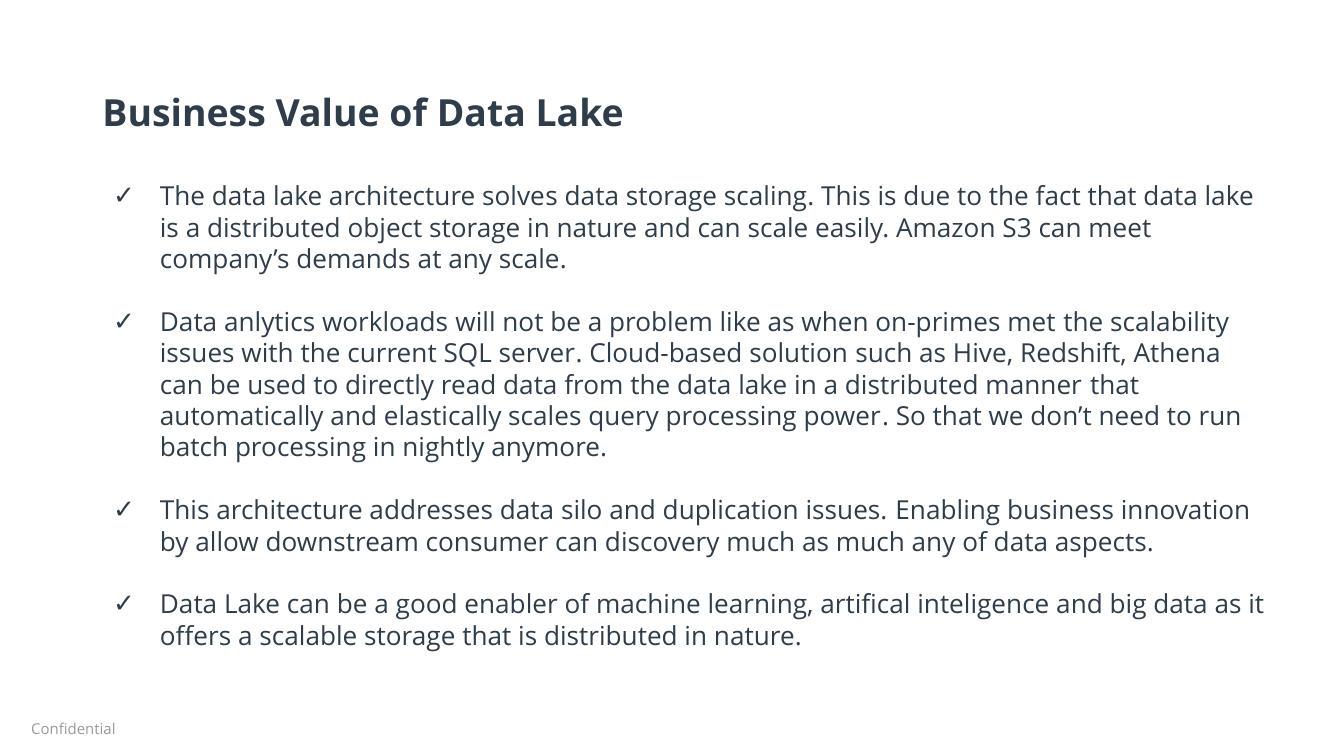
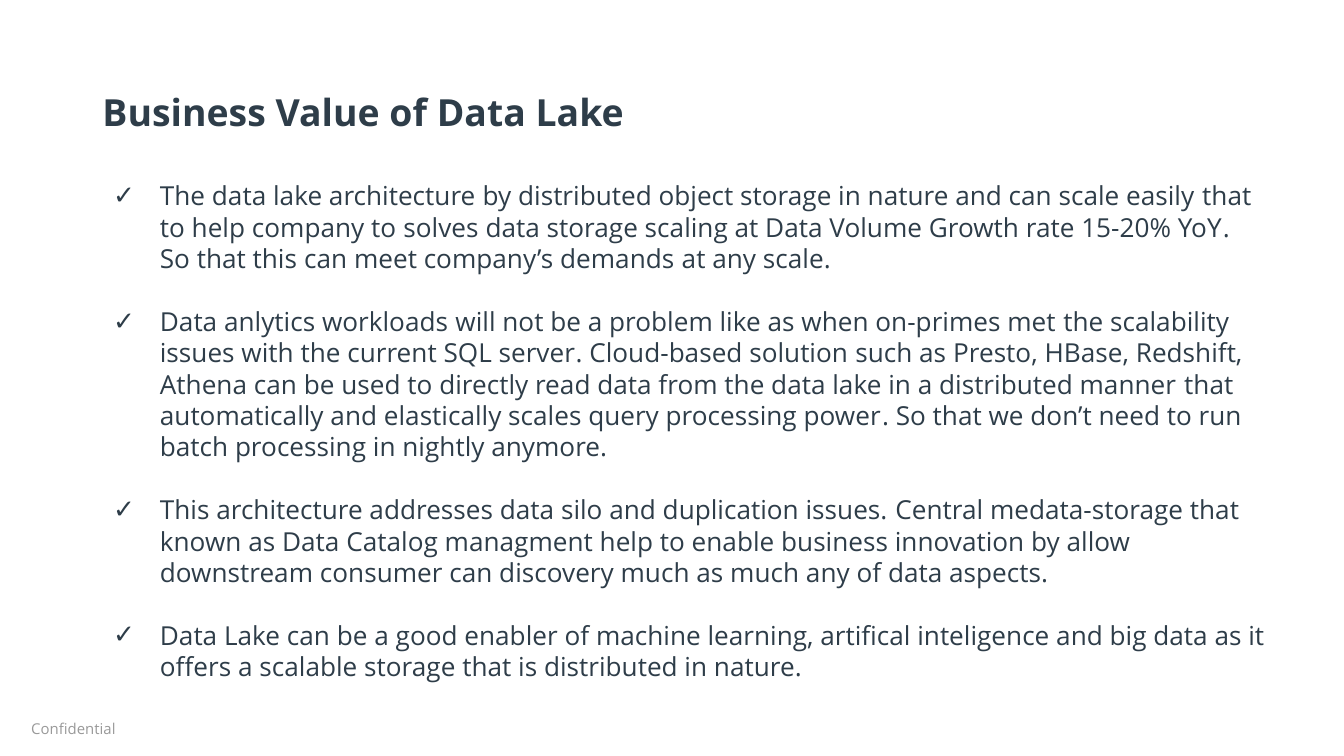
Before and after one commit to fuongcao/udacity-data-achitect, a slide deck: slide 8 of 3- Enterprise Data Lake/DatalakeExecutivePresentation.pptx. Drawn at 1344x756 pixels with LibreOffice and Linux fonts; fonts in the diff are those of the drawing; background and template pictures are left out. Boxes give left, top, right and bottom in pixels: in the first picture for what was removed or moved away, otherwise in the second. Text is boxed around its words. In the diff, an @@ line names an element or a change of style, - is before the commit and + after.

```diff
--- a/3- Enterprise Data Lake/DatalakeExecutivePresentation.pptx
+++ b/3- Enterprise Data Lake/DatalakeExecutivePresentation.pptx
@@ text at bbox=[160, 185, 1251, 589]: text changed @@
-✓ The data lake architecture solves data storage scaling. This is due to the fact that data lake is a distributed object storage in nature and can scale easily. Amazon S3 can meet company’s demands at any scale.
-✓ Data anlytics workloads will not be a problem like as when on-primes met the scalability issues with the current SQL server. Cloud-based solution such as Hive, Redshift, Athena can be used to directly read data from the data lake in a distributed manner that automatically and elastically scales query processing power. So that we don’t need to run batch processing in nightly anymore.
-✓ This architecture addresses data silo and duplication issues. Enabling business innovation by allow downstream consumer can discovery much as much any of data aspects.
+✓ The data lake architecture by distributed object storage in nature and can scale easily that to help company to solves data storage scaling at Data Volume Growth rate 15-20% YoY. So that this can meet company’s demands at any scale.
+✓ Data anlytics workloads will not be a problem like as when on-primes met the scalability issues with the current SQL server. Cloud-based solution such as Presto, HBase, Redshift, Athena can be used to directly read data from the data lake in a distributed manner that automatically and elastically scales query processing power. So that we don’t need to run batch processing in nightly anymore.
+✓ This architecture addresses data silo and duplication issues. Central medata-storage that known as Data Catalog managment help to enable business innovation by allow downstream consumer can discovery much as much any of data aspects.
```
Also in this commit, not shown: 1 other slide changed, 3 other files.
